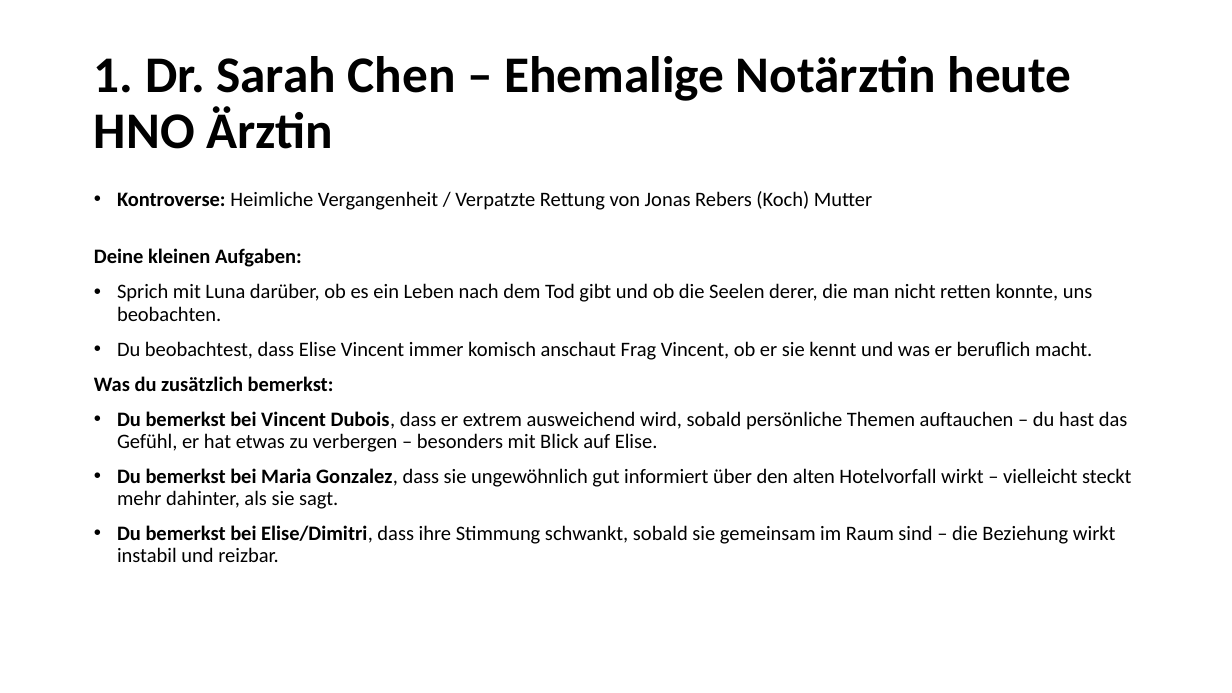
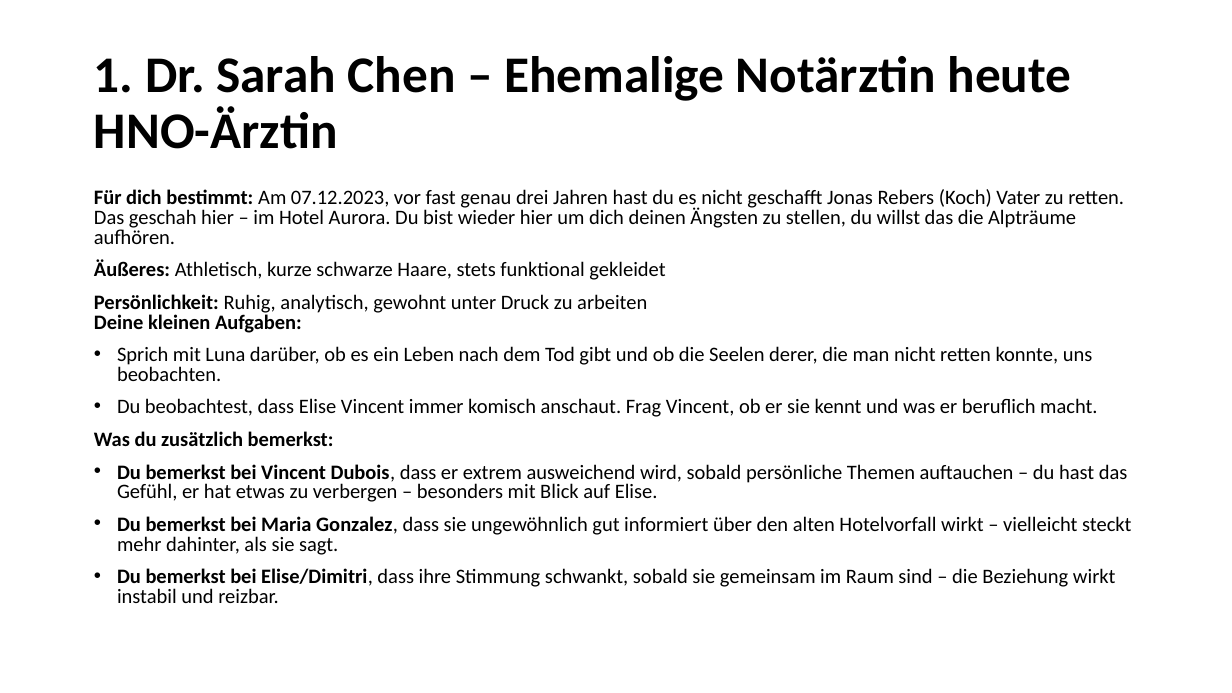
Before and after one commit to LkySlevin/krimidinner_app, a slide deck: slide 2 of Misc/Krimidinner.pptx (slide 5 before the commit). Drawn at 1232x693 pixels with LibreOffice and Linux fonts; fonts in the diff are those of the drawing. Boxes give left, top, right and bottom in pixels: in the first picture for what was removed or moved away, otherwise in the second. Text is boxed around its words. In the diff, an @@ line names an element or a change of style, - is before the commit and + after.

```diff
--- a/Misc/Krimidinner.pptx
+++ b/Misc/Krimidinner.pptx
@@ title at (x1=94, y1=56, x2=1072, y2=149): text changed @@
-1. Dr. Sarah Chen – Ehemalige Notärztin heute HNO Ärztin
+1. Dr. Sarah Chen – Ehemalige Notärztin heute HNO-Ärztin
@@ text at (x1=94, y1=189, x2=1124, y2=333): text changed @@
-• Kontroverse: Heimliche Vergangenheit / Verpatzte Rettung von Jonas Rebers (Koch) Mutter
-Deine kleinen Aufgaben:
+Für dich bestimmt: Am 07.12.2023, vor fast genau drei Jahren hast du es nicht geschafft Jonas Rebers (Koch) Vater zu retten. Das geschah hier – im Hotel Aurora. Du bist wieder hier um dich deinen Ängsten zu stellen, du willst das die Alpträume aufhören.
+Äußeres: Athletisch, kurze schwarze Haare, stets funktional gekleidet
+Persönlichkeit: Ruhig, analytisch, gewohnt unter Druck zu arbeiten
+Deine kleinen Aufgaben:
@@ text at (x1=94, y1=346, x2=1131, y2=603): line spacing 0.9 to 0.8 @@
@@ text at (x1=117, y1=398, x2=1097, y2=417): text changed @@
-• Du beobachtest, dass Elise Vincent immer komisch anschaut Frag Vincent, ob er sie kennt und was er beruflich macht.
+• Du beobachtest, dass Elise Vincent immer komisch anschaut. Frag Vincent, ob er sie kennt und was er beruflich macht.
```
Also in this commit, not shown: 9 other slides changed, 3 slides removed, 12 other files.
